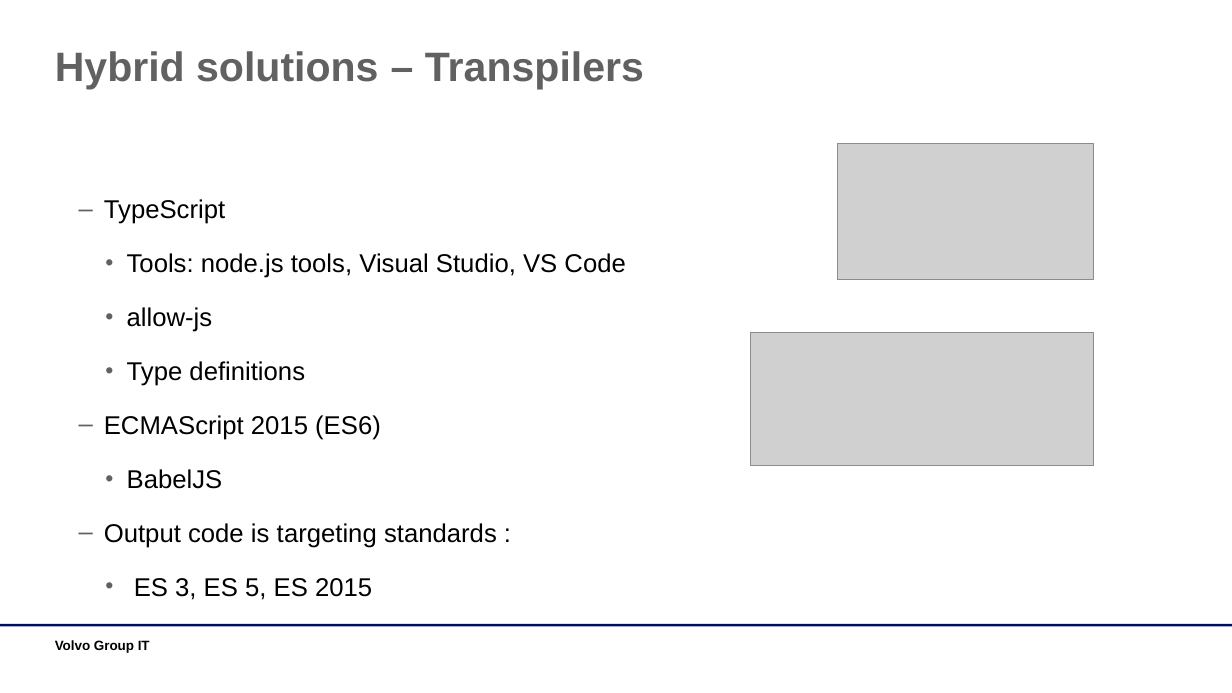
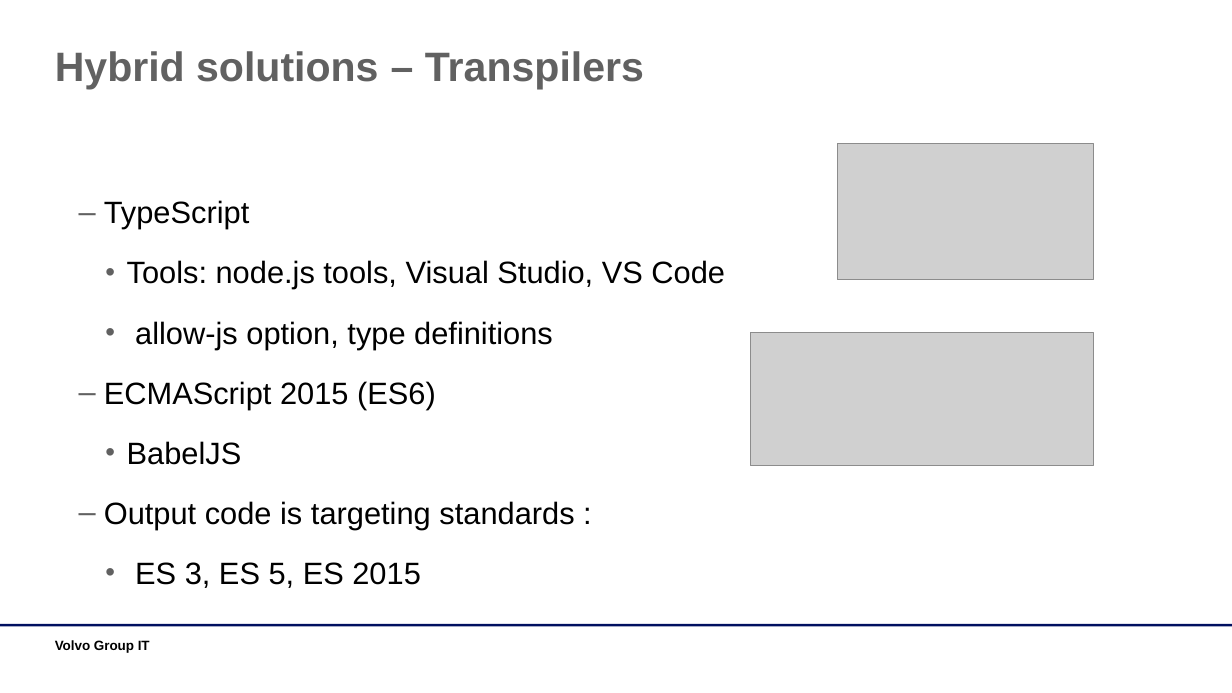
Before and after one commit to dankrz/JsTraining, a slide deck: slide 23 of JsTraining-presentation/JS Training.pptx. Drawn at 1232x693 pixels with LibreOffice and Linux fonts; fonts in the diff are those of the drawing; grey boxes stand for pictures; background and template pictures are left out. Boxes give left, top, right and bottom in pixels: in the first picture for what was removed or moved away, otherwise in the second. Text is boxed around its words. In the diff, an @@ line names an element or a change of style, - is before the commit and + after.

```diff
--- a/JsTraining-presentation/JS Training.pptx
+++ b/JsTraining-presentation/JS Training.pptx
@@ text at bbox=[104, 200, 725, 588]: size 20 to 24 pt in "TypeScript", "Tools: node.js tools, Visual Studio, VS Code", "ECMAScript 2015 (ES6)", "BabelJS" and 2 more places @@
@@ text at bbox=[135, 321, 553, 349]: text changed; size 20 to 24 pt @@
-    • allow-js
-    • Type definitions
+    • allow-js option, type definitions
```
Also in this commit, not shown: 10 other slides changed, 3 other files.
